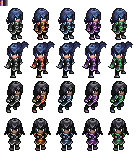
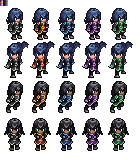
Before/after of a 140x160 layered artwork. What changed in the layer stack:
pixels changed over [left=0, top=3, right=75, bottom=150] (layer not identified)
